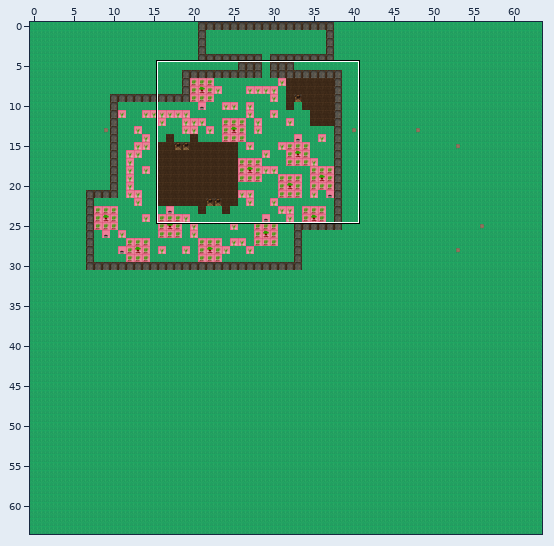
Two states of a Tiled map, assets/tiled/mapFarm.tmx. The first picture is a wide view before the edit; the outline marks the close-up.
Close-up. Before the edit:
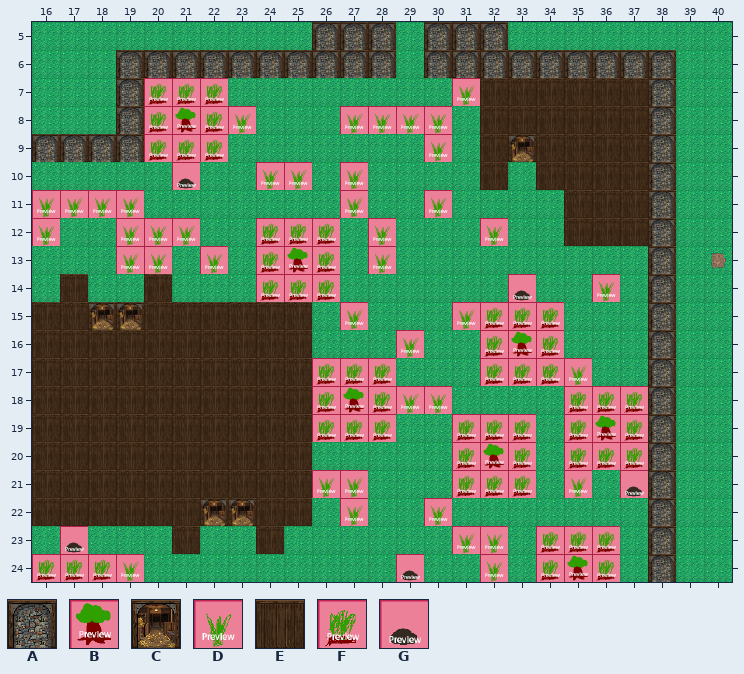
Cells are 64x64 px. Shown: x 16..40, y 5..24.
Key: from "tileset": A 8, B 10, C 16, D 18, E 24, F 26, G 42.
_ is an empty cell.
Layers that did not change in this view are not listed.
Layer "walls" before, first column x 16:
 5 __________AAA_AAA________
 6 ___AAAAAAAAAA_AAAAAAAAA__
 7 ___AFFF________DEEEEEEA__
 8 ___AFBFD___DDDD_EEEEEEA__
 9 AAAAFFF_______D_ECEEEEA__
10 _____G__DD_D____E_EEEEA__
11 DDDD_______D__D____EEEA__
12 D__DDD__FFF_D___D__EEEA__
13 ___DD_D_FBF_D_________A__
14 _E__E___FFF______G__D_A__
15 EECCEEEEEE_D___DFFF___A__
16 EEEEEEEEEE___D__FBF___A__
17 EEEEEEEEEEFFF___FFFD__A__
18 EEEEEEEEEEFBFDD____FFFA__
19 EEEEEEEEEEFFF__FFF_FBFA__
20 EEEEEEEEEE_____FBF_FFFA__
21 EEEEEEEEEEDD___FFF_D_GA__
22 EEEEEECCEE_D__D_______A__
23 _G___E__E______DD_FFF_A__
24 FFFD_________G__D_FBF_A__
After the commit:
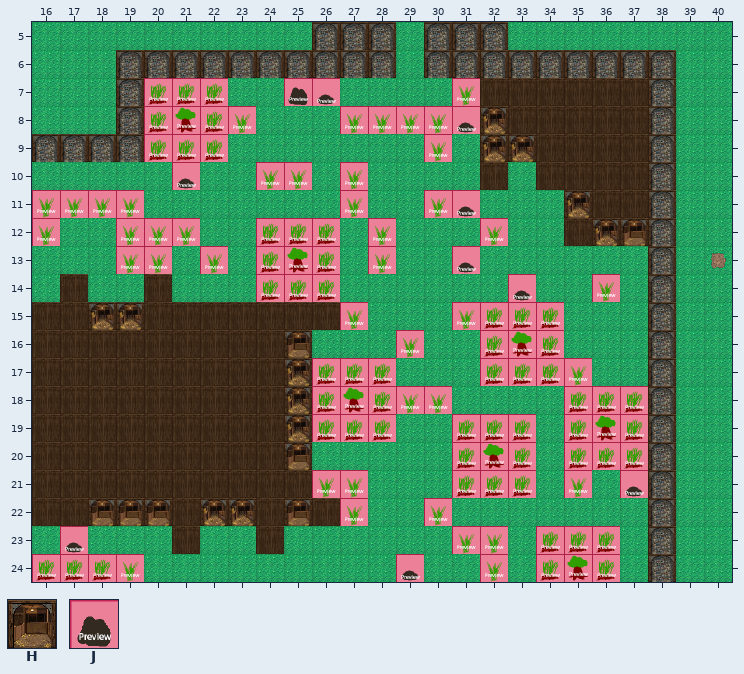
Further tiles: from "tileset": H 17, J 34.
Change:
Changed rows in their new state; . is an unchanged cell.
Layer "walls":
first column x 18:
 7 .......JG...........
 8 .............GC.....
 9 ..............C.....
11 .............G...C..
12 ..................CH
13 .............G......
15 ........E...........
16 .......H............
17 .......C............
18 .......C............
19 .......C............
20 .......H............
22 HHH....HE...........
